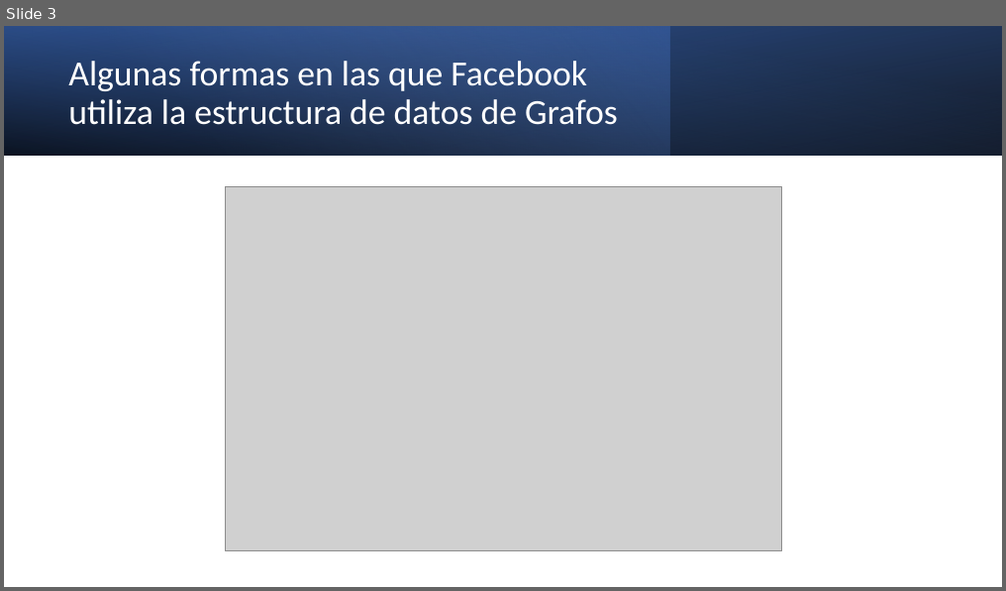
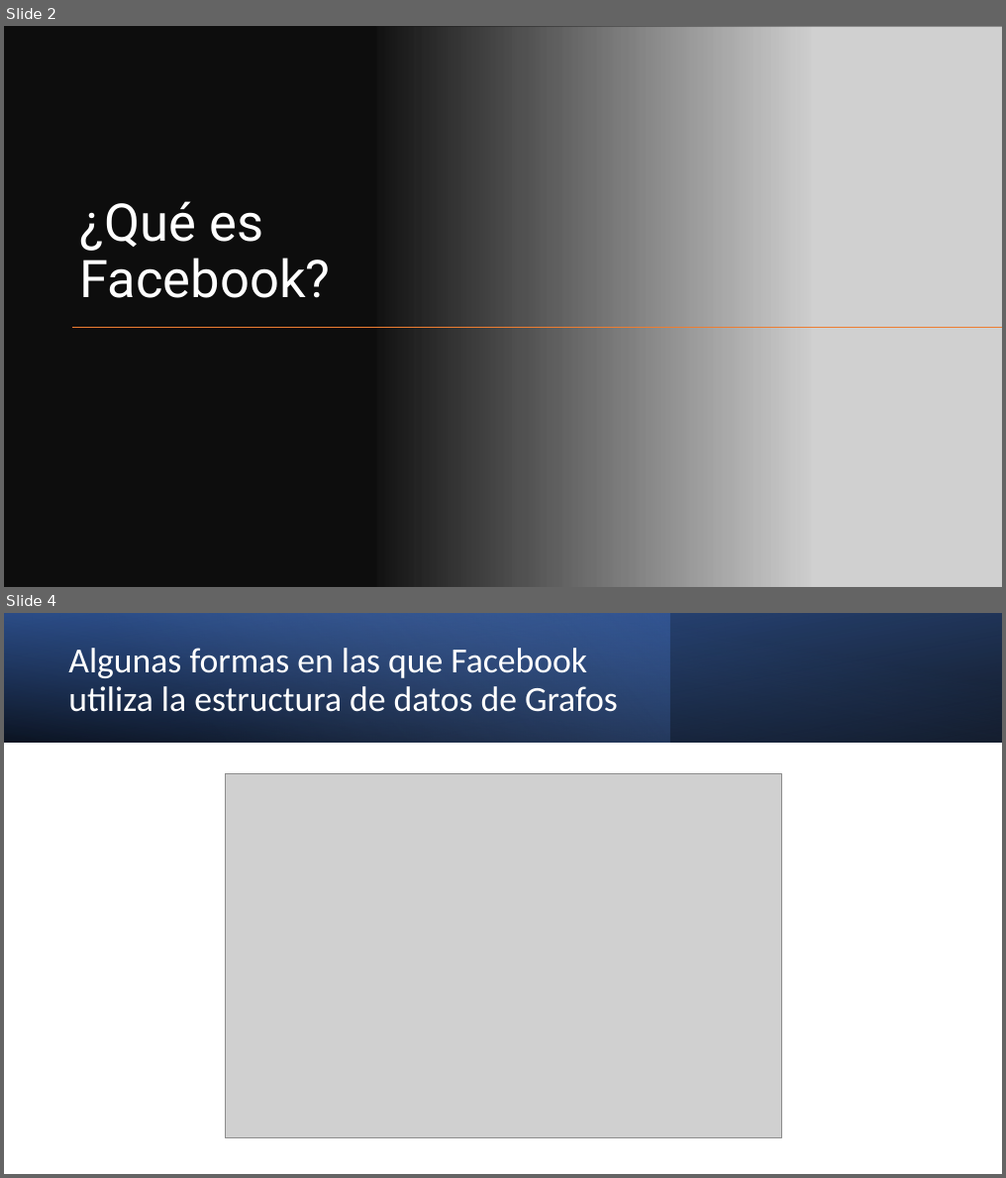
Before and after one commit to Erickhu-11/Proyecto2, a slide deck: Facebook.pptx. Shown one above the other, each under a label of ours: slide 3 before the commit, slides 2 and 4 after it; the slides between them are not shown. The pictures are 1006x591 and 1006x1178 pixels, drawn with LibreOffice and Linux fonts; fonts in the diff are those of the drawing; grey boxes stand for pictures. Boxes give left, top, right and bottom in pixels: in the first picture for what was removed or moved away, otherwise in the second. Text is boxed around its words. In the diff, an @@ line names an element or a change of style, - is before the commit and + after.

```diff
--- a/Facebook.pptx
+++ b/Facebook.pptx
@@ slide 2 added at (x1=4, y1=26, x2=1002, y2=587), background #FFFFFF @@
@@ rectangle added at (x1=4, y1=26, x2=1002, y2=587), fill #0D0D0D @@
@@ rectangle added at (x1=4, y1=26, x2=1002, y2=587), fill gradient #0D0D0D @@
@@ picture added at (x1=376, y1=26, x2=1002, y2=328) @@
@@ title added at (x1=80, y1=201, x2=331, y2=298), 50 pt, text #FFFFFF @@
+¿Qué es Facebook?
@@ line added from (1002, 328) to (73, 328), #ED7D31 1 pt @@
@@ picture added at (x1=376, y1=328, x2=1002, y2=587) @@
@@ what was slide 3 is now slide 4 @@
```
Also in this commit, not shown: 7 slides changed, 1 other slide added, 1 slide removed.
